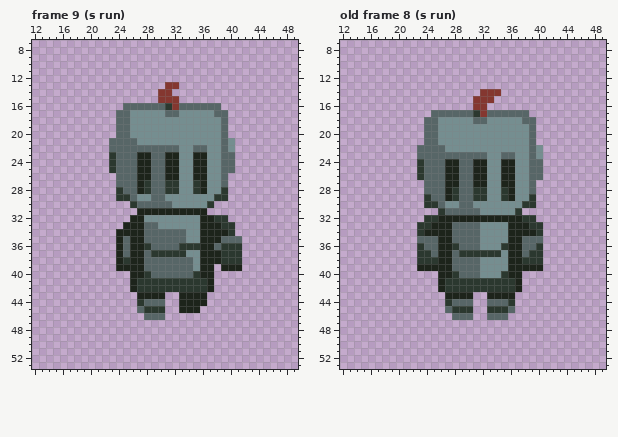
Two versions of one pixel-art file, Sprites/Sprite-knight2.aseprite. The picture above is the old version.
128x128 pixels, 9 frames. Colours within 5 levels of each other are drawn and written as one. Shown: frame 9 (s run): x 12..49, y 7..53; old frame 8 (s run): x 12..49, y 7..53. The commit also changed other frames, which this record leaves out.
Now the later version:
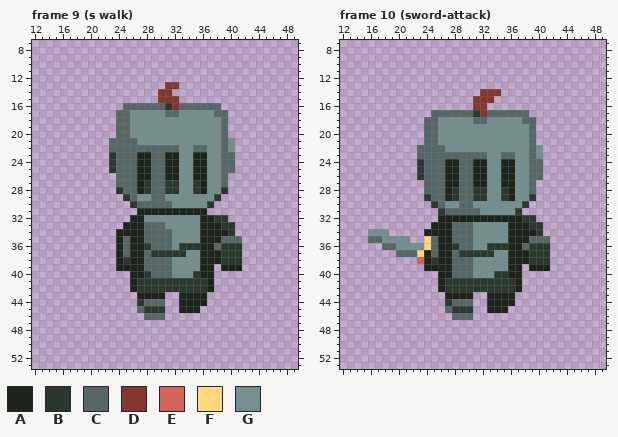
Palette (. is transparent): A #1d241b  B #2b382f  C #576667  D #843730  E #d4645a  F #ffd77c  G #758e90
A new or re-ordered frame is compared with the old frame closest to it.
Difference:
frames 9 -> 17
layer "Knight/Down" added
layer "Right/Layer 1" removed
--- frame 9 (s walk)
@@ x 22..41 @@
 28 ..BCCABCCBBGGBAGGB..
-29 ..BBCGGCCGGGGGGGBB..
+29 ...BCGGCCGGGGGGGB...
 30 ....BCCCCCGGGGGB....
@@ x 28..36 @@
 32 GGGGGGGGA
-33 CCGGGGGGA
-34 CCCCCCGGA
-35 CCCCCCGGA
-36 BCCCCBBBA
+33 CCCGGGGGA
+34 CCCCGGGGA
+35 CCCCGGGGA
+36 BCCCGBBBA
 37 CBBBBBGGA
-38 CCCCCCCGA
-39 CCCCCCCGA
-40 BCCCCCCBA
+38 CCCCGGGGA
+39 CCCCGGGGA
+40 BCCCGGGBA
 41 BBBBBBBBB
--- frame 10 (sword-attack) is new; against old frame 8 (s run)
@@ x 12..49 @@
 29 ............BCCABCCBBGGBAGGB..........
-30 ............BBCGGCCGGGGGGGBB..........
+30 .............BCGGCCGGGGGGGB...........
 31 ..............BCCCCCGGGGGB............
-32 ............BBAAAAAAAAAAAABB..........
-33 ...........BBAAACCCCGGGGAAABB.........
-34 ...........BAAAACCCCGGGGAAAAB.........
-35 ...........CCCAACCCCGGGGAACCC.........
-36 ...........BCCAABCCCGGGBAACCB.........
-37 ...........BBCAACBBBBBBGAACBB.........
-38 ...........BBBAACCCCGGGGAABBB.........
-39 ...........AAAAACCCCGGGGAAAAA.........
-40 ..............AABCCCGGGBAA............
+32 ..............AAAAAAAAAAAABB..........
+33 .............AAACCCGGGGGAAABB.........
+34 ....GGG.....AAAACCCGGGGGAAAAB.........
+35 ....CCGGGG..FCAACCCGGGGGAAACCC........
+36 ......CCGGGGFCAABCCGGBBBAACBBB........
+37 ........CCCFACAACBBBBBGGAAABBB........
+38 ...........EABAACCCGGGGGAAABBB........
+39 ............AAAACCCGGGGGAA.AAA........
+40 ..............AACCCGGGBBAA............
 41 ..............ABBBBBBBBBBA............
@@ x 31..38 @@
 43 ..AAAA..
-44 ..CCCB..
-45 ..BBBC..
-46 ..CCC...
+44 ..AAAA..
+45 ..AAA...
+46 ........
 47 ........
Where, in picture pixels (left, top, right, bottom), the same in both pictures:
erased: (116, 194, 123, 201)
erased: (221, 194, 228, 201)
changed: (158, 222, 193, 278)
changed: (368, 201, 550, 320)
